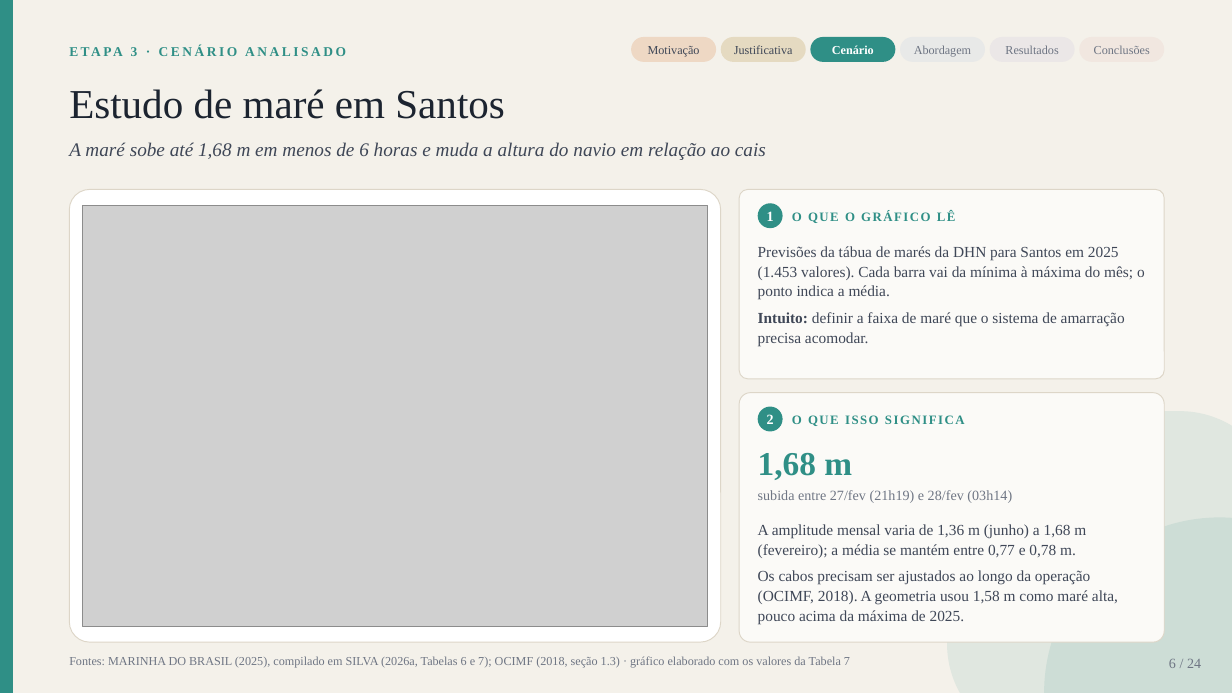
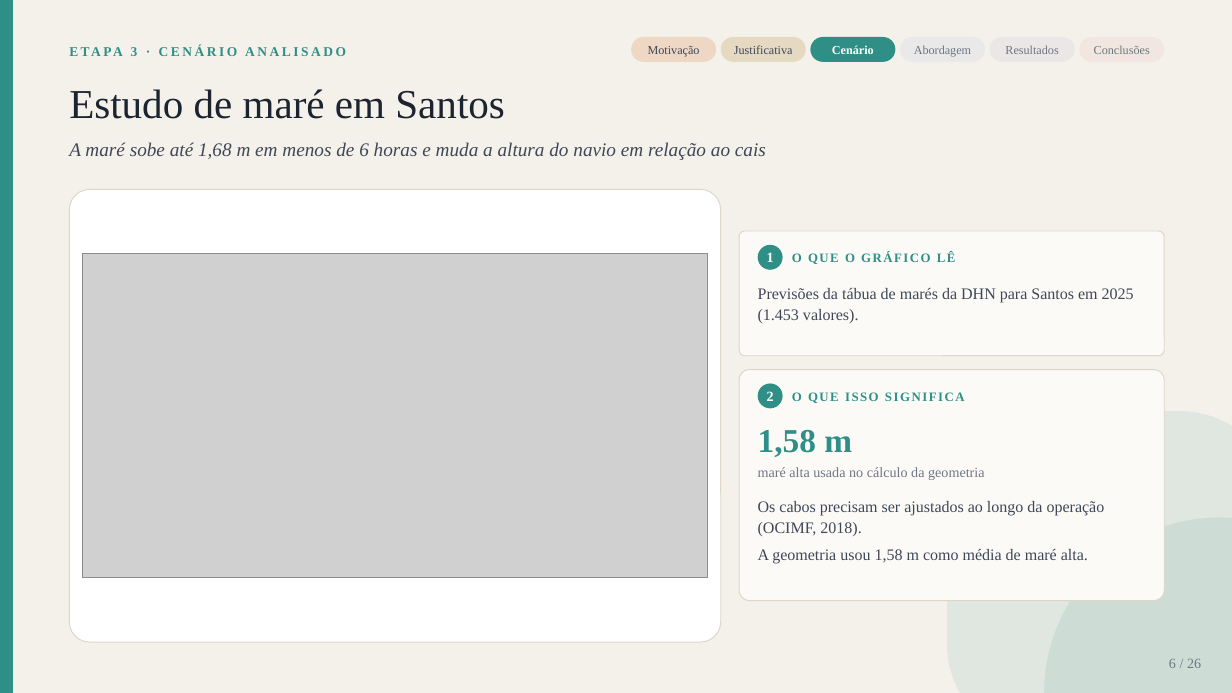
Before and after one commit to gustavogsilvaa/Apresentacao-Kiro, a slide deck: slide 6 of amarracao_v3/Apresentacao_TF_Amarracao_parcial.pptx. Drawn at 1232x693 pixels with LibreOffice and Linux fonts; fonts in the diff are those of the drawing; grey boxes stand for pictures. Boxes give left, top, right and bottom in pixels: in the first picture for what was removed or moved away, otherwise in the second. Text is boxed around its words. In the diff, an @@ line names an element or a change of style, - is before the commit and + after.

```diff
--- a/amarracao_v3/Apresentacao_TF_Amarracao_parcial.pptx
+++ b/amarracao_v3/Apresentacao_TF_Amarracao_parcial.pptx
@@ rounded rectangle: place and size @@
-rounded rectangle at bbox=[739, 189, 1165, 379]
+rounded rectangle at bbox=[739, 231, 1165, 356]
@@ picture: place and size @@
-picture at bbox=[82, 205, 708, 627]
+picture at bbox=[82, 254, 708, 578]
@@ 2 texts, 1 ellipse: place and size @@
-2 texts, 1 ellipse at bbox=[758, 203, 956, 228]
+2 texts, 1 ellipse at bbox=[758, 245, 956, 270]
@@ text at bbox=[758, 288, 1134, 323]: text changed; size 12 to 12.5 pt @@
-Previsões da tábua de marés da DHN para Santos em 2025 (1.453 valores). Cada barra vai da mínima à máxima do mês; o ponto indica a média.
-Intuito: definir a faixa de maré que o sistema de amarração precisa acomodar.
+Previsões da tábua de marés da DHN para Santos em 2025 (1.453 valores).
@@ rounded rectangle: place and size @@
-rounded rectangle at bbox=[739, 393, 1165, 642]
+rounded rectangle at bbox=[739, 370, 1165, 601]
@@ 2 texts, 1 ellipse: place and size @@
-2 texts, 1 ellipse at bbox=[758, 407, 965, 432]
+2 texts, 1 ellipse at bbox=[758, 384, 965, 409]
@@ text at bbox=[758, 430, 852, 457]: text changed @@
-1,68 m
+1,58 m
@@ text at bbox=[758, 467, 985, 480]: text changed @@
-subida entre 27/fev (21h19) e 28/fev (03h14)
+maré alta usada no cálculo da geometria
@@ text at bbox=[758, 501, 1105, 564]: text changed; size 12 to 12.5 pt @@
-A amplitude mensal varia de 1,36 m (junho) a 1,68 m (fevereiro); a média se mantém entre 0,77 e 0,78 m.
-Os cabos precisam ser ajustados ao longo da operação (OCIMF, 2018). A geometria usou 1,58 m como maré alta, pouco acima da máxima de 2025.
+Os cabos precisam ser ajustados ao longo da operação (OCIMF, 2018).
+A geometria usou 1,58 m como média de maré alta.
@@ text removed at bbox=[69, 656, 850, 668] @@
-Fontes: MARINHA DO BRASIL (2025), compilado em SILVA (2026a, Tabelas 6 e 7); OCIMF (2018, seção 1.3) · gráfico elaborado com os valores da Tabela 7
@@ text at bbox=[1169, 659, 1201, 668]: text changed @@
-6 / 24
+6 / 26
```
Also in this commit, not shown: 23 other slides changed, 2 slides added, 10 other files.
